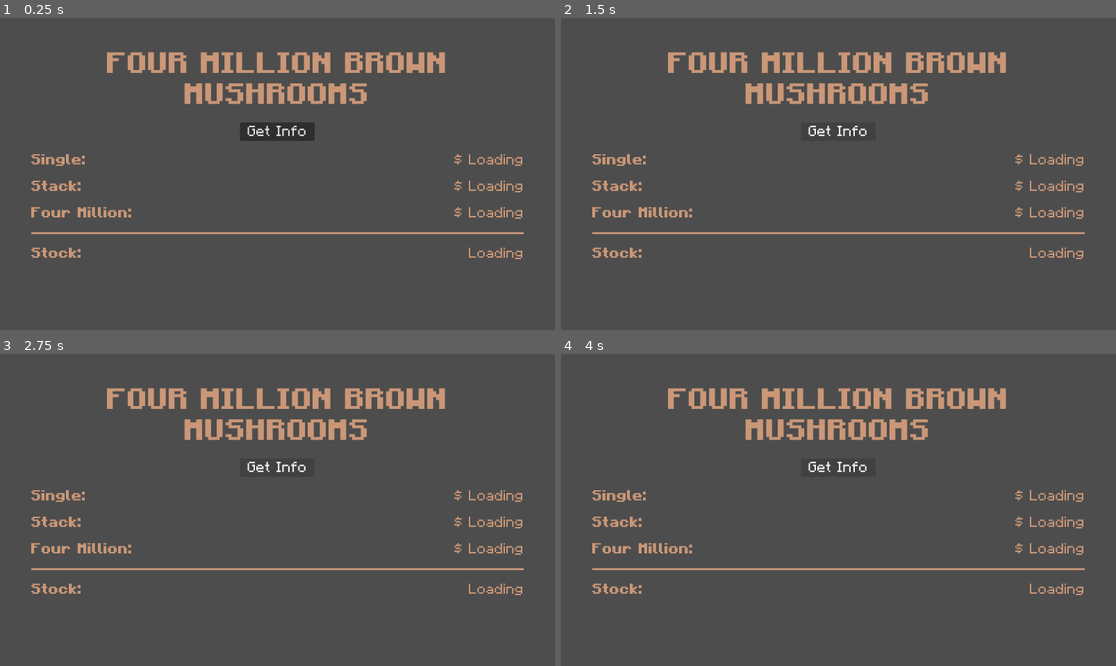
Above: before the commit, frames 1-4 (two rows, left to right).
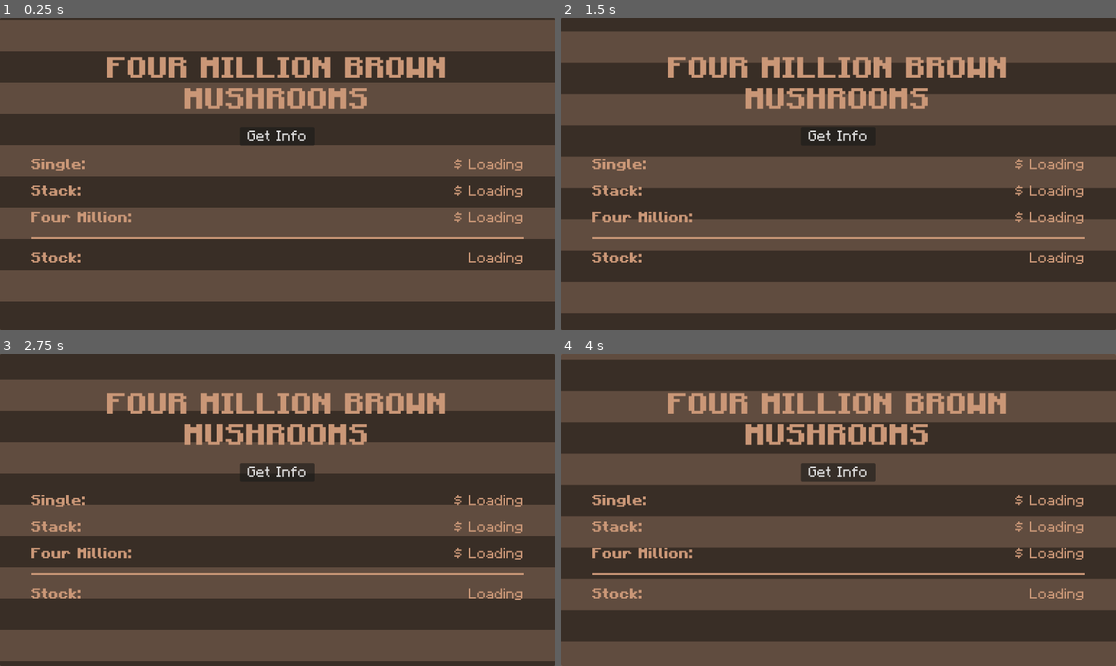
Above: after the commit, the same moments.

Repository: Shuflduf/4-Million-Mushrooms
Game: Godot game, scene res://mobile.tscn
Two runs of this game, one before a commit and one after it. Both use one fixed random seed, a clock stepped at 60 frames per second and the inputs below. This scene is started directly instead of the project's main scene.
Inputs:
- Up to frame 1 (0.25 s): no input
- Up to frame 2 (1.5 s): click "Get Info" at 0.5 s; click "Get Info" at 1.25 s
- Up to frame 3 (2.75 s): click "Get Info" at 2 s
- Up to frame 4 (4 s): no input

The runs differ from the first frame. In frame 1, 51% of the frame differs, in the area x 0-100%, y 0-100%; in frame 2, 52%; in frame 3, 53%; in frame 4, 53%.
Error in both runs: Invalid access to property or key 'products' on a base object of type 'Nil'. (res://main.gd:25)

Commit message:
better mobile ui

Diff:
--- a/desktop.gd
+++ b/desktop.gd
@@ -7,3 +7,4 @@
 	if get_viewport().size.x < get_viewport().size.y:
 		get_tree().root.add_child(mobile_ui.instantiate())
 		queue_free()
+		get_window().content_scale_factor = 2.0
--- a/mobile.tscn
+++ b/mobile.tscn
@@ -1,6 +1,21 @@
-[gd_scene load_steps=2 format=3 uid="uid://c1ui05y81c0rs"]
+[gd_scene load_steps=4 format=3 uid="uid://c1ui05y81c0rs"]
 
 [ext_resource type="PackedScene" uid="uid://c3n4gejvh51ml" path="res://main.tscn" id="1_o5mcr"]
+[ext_resource type="Shader" path="res://waves.gdshader" id="2_eqc7b"]
+
+[sub_resource type="ShaderMaterial" id="ShaderMaterial_rv6v5"]
+shader = ExtResource("2_eqc7b")
+shader_parameter/color_gap = Color(0.792157, 0.592157, 0.466667, 1)
+shader_parameter/color_stripe = Color(0.411765, 0.301961, 0.223529, 1)
+shader_parameter/divisions = 10.0
+shader_parameter/stripe_bias = 2.0
+shader_parameter/speed = 0.03
+shader_parameter/angle = 1.571
+shader_parameter/mask_width = 0.0
+shader_parameter/shadow_width = 0.0
+shader_parameter/shadow_strength = 0.0
+shader_parameter/zigzag_frequency = 0.0
+shader_parameter/zigzag_amplitude = 0.0
 
 [node name="Control" type="Control"]
 layout_mode = 3
@@ -18,9 +33,30 @@
 grow_horizontal = 2
 grow_vertical = 2
 theme_override_constants/margin_left = 50
-theme_override_constants/margin_top = 50
+theme_override_constants/margin_top = 60
 theme_override_constants/margin_right = 50
 theme_override_constants/margin_bottom = 50
 
 [node name="Main" parent="MarginContainer2" instance=ExtResource("1_o5mcr")]
 layout_mode = 2
+size_flags_horizontal = 1
+
+[node name="Panel" type="Panel" parent="."]
+z_index = -100
+material = SubResource("ShaderMaterial_rv6v5")
+layout_mode = 1
+anchors_preset = 15
+anchor_right = 1.0
+anchor_bottom = 1.0
+grow_horizontal = 2
+grow_vertical = 2
+mouse_filter = 2
+
+[node name="Panel2" type="Panel" parent="."]
+z_index = -99
+layout_mode = 1
+anchors_preset = 15
+anchor_right = 1.0
+anchor_bottom = 1.0
+grow_horizontal = 2
+grow_vertical = 2
--- a/project.godot
+++ b/project.godot
@@ -17,6 +17,7 @@
 
 [display]
 
+window/stretch/aspect="expand"
 window/handheld/orientation=1
 
 [rendering]
